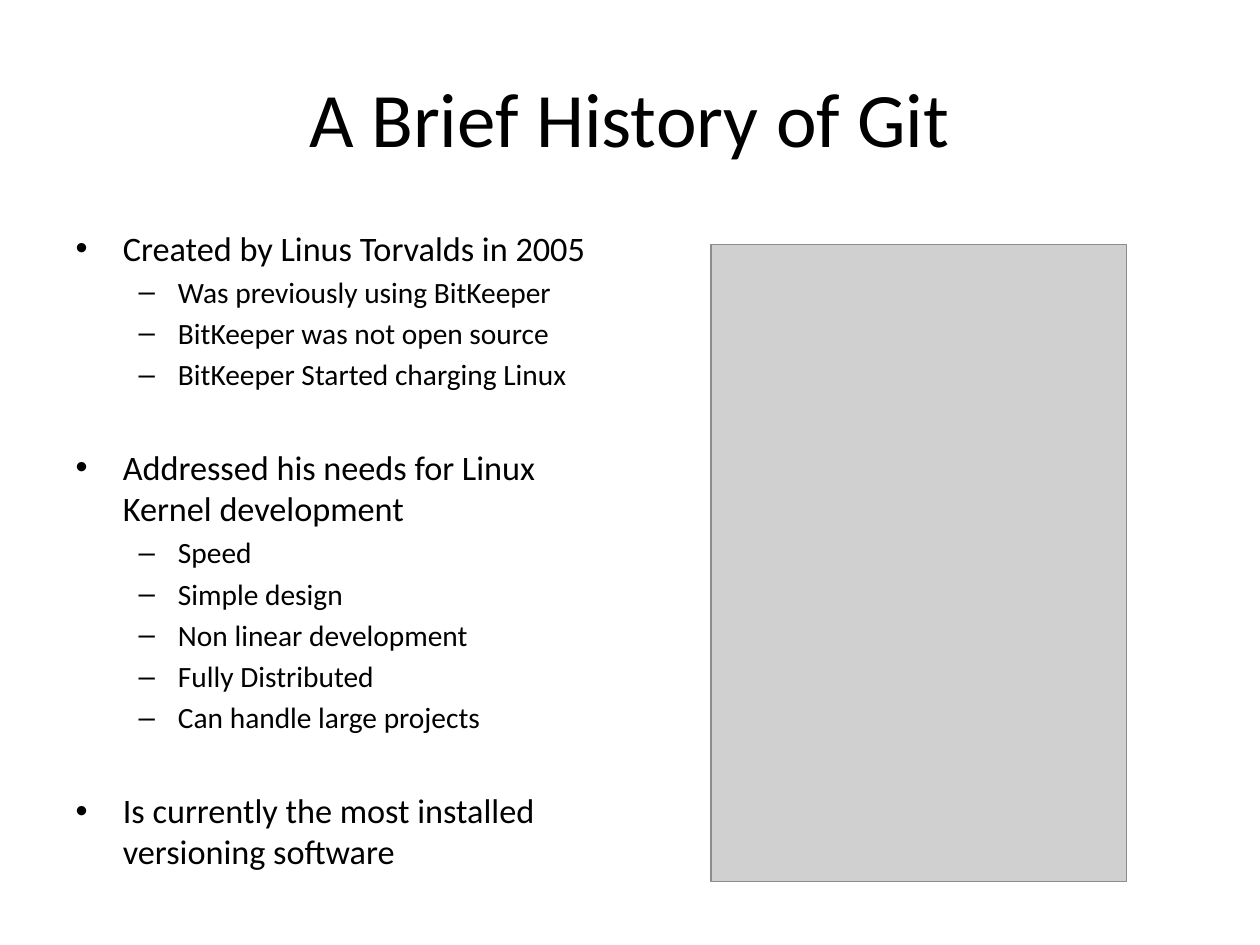
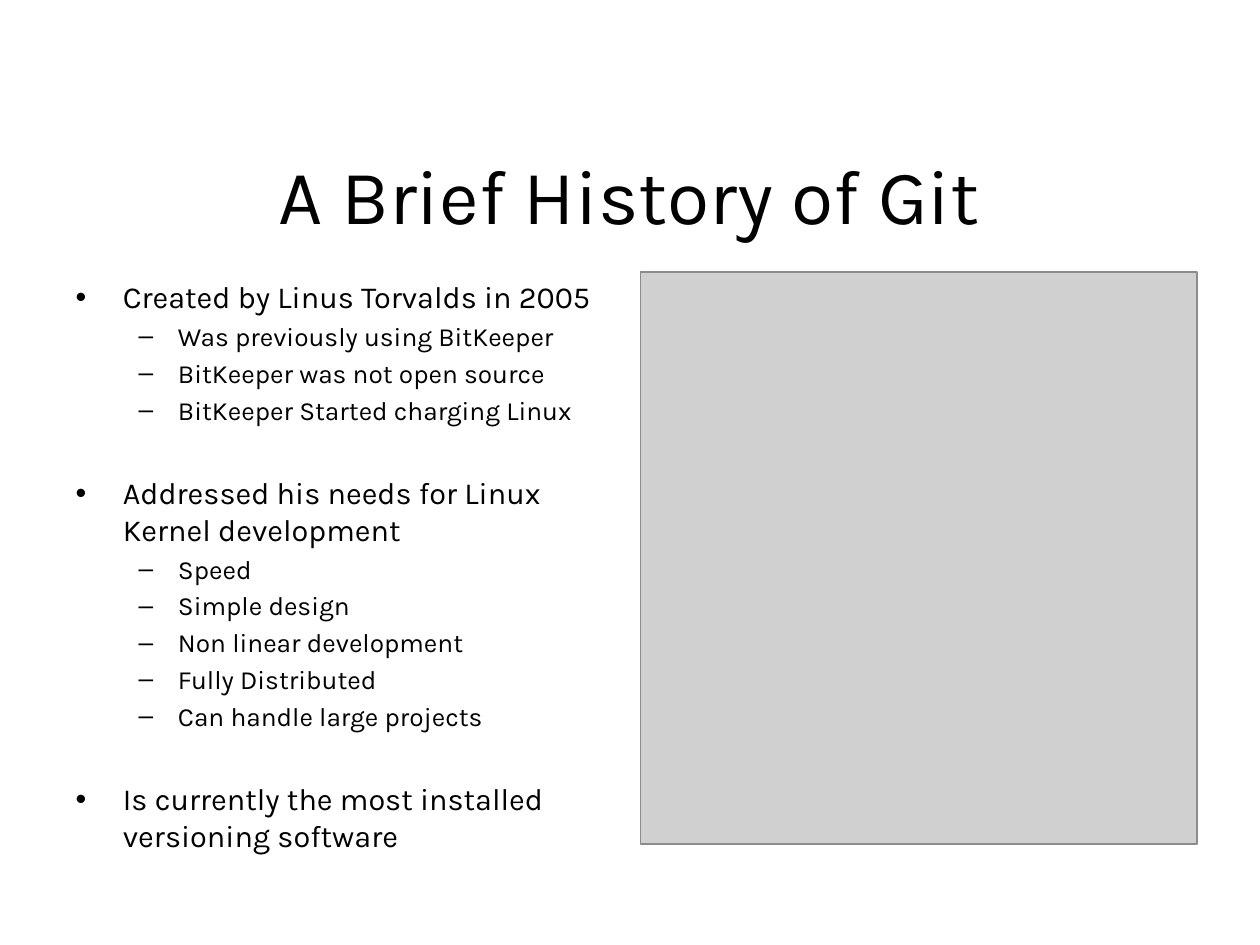
Before and after one commit to psu-libraries/github_workshop, a slide deck: slide 8 of github_workshop_slides.pptx (slide 11 before the commit). Drawn at 1260x945 pixels with LibreOffice and Linux fonts; fonts in the diff are those of the drawing; grey boxes stand for pictures; background and template pictures are left out. Boxes give left, top, right and bottom in pixels: in the first picture for what was removed or moved away, otherwise in the second. Text is boxed around its words. In the diff, an @@ line names an element or a change of style, - is before the commit and + after.

```diff
--- a/github_workshop_slides.pptx
+++ b/github_workshop_slides.pptx
@@ title "A Brief History of Git": place and size @@
-title "A Brief History of Git" at (309, 94, 949, 160)
+title "A Brief History of Git" at (279, 171, 979, 242)
@@ title "A Brief History of Git" at (279, 171, 979, 242): font Calibri to Karla @@
@@ text "Created by Linus Torvalds in ...": place and size @@
-text "Created by Linus Torvalds in ..." at (123, 237, 585, 829)
+text "Created by Linus Torvalds in ..." at (123, 287, 590, 855)
@@ text "Created by Linus Torvalds in ..." at (123, 287, 590, 855): size 19.6 to 17.5 pt in "Created by Linus Torvalds in 2005", "Addressed his needs for Linux Kernel development", "Is currently the most installed versioning software"; font Calibri to Karla; size 16.8 to 15 pt in "Was previously using BitKeeper", "BitKeeper was not open source", "BitKeeper Started charging Linux", "Speed" and 4 more places @@
@@ picture: place and size @@
-picture at (711, 244, 1126, 882)
+picture at (640, 272, 1197, 844)
```
Also in this commit, not shown: 12 other slides changed, 1 slide added, 4 slides removed.
